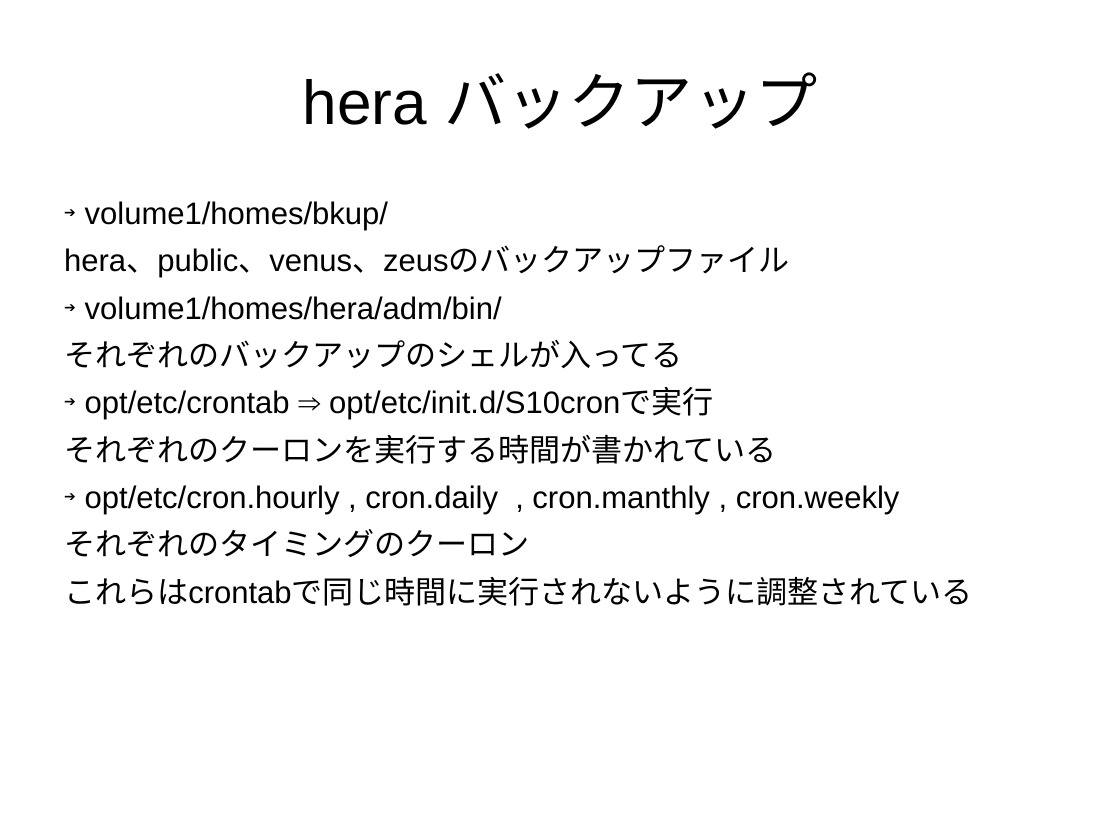
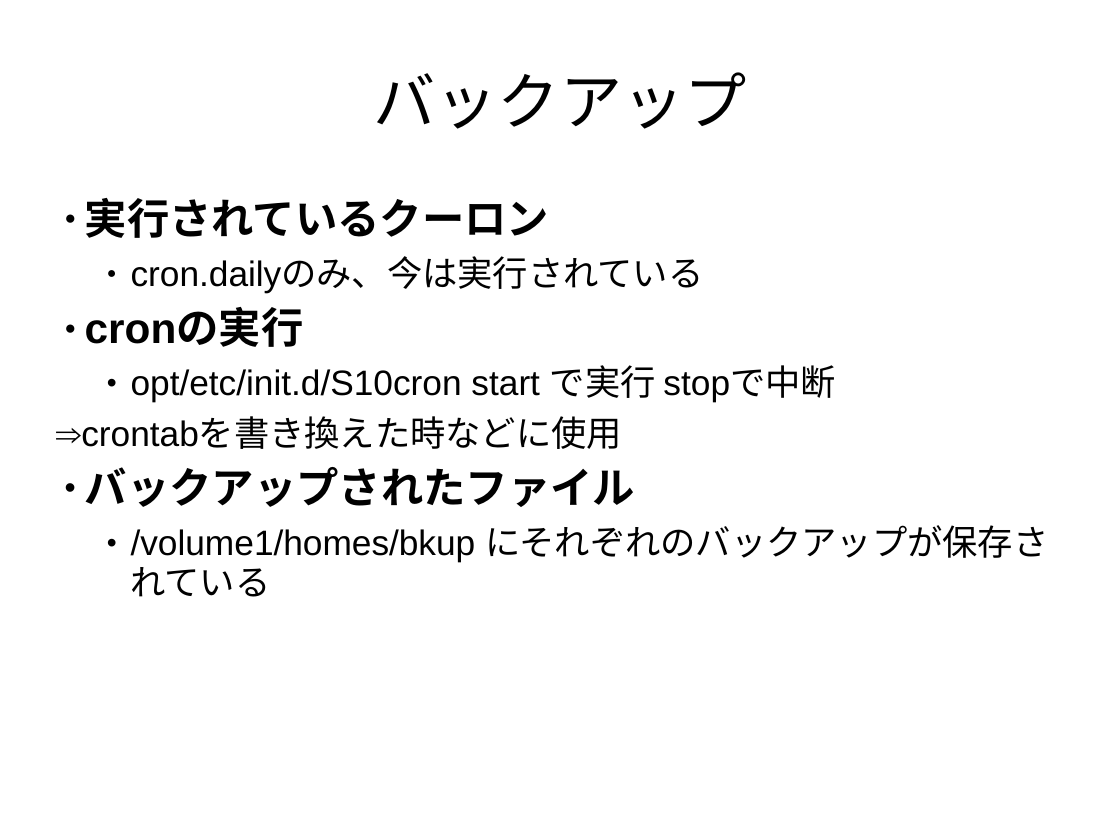
Before and after one commit to naoki709mm/BCL_presentation, a slide deck: slide 11 of okuya.ppt (slide 5 before the commit). Drawn at 1120x840 pixels with LibreOffice and Linux fonts; fonts in the diff are those of the drawing. Boxes give left, top, right and bottom in pixels: in the first picture for what was removed or moved away, otherwise in the second. Text is boxed around its words. In the diff, an @@ line names an element or a change of style, - is before the commit and + after.

Commit message:
ppt

```diff
--- a/okuya.ppt
+++ b/okuya.ppt
@@ title at bbox=[374, 72, 747, 129]: text changed; font Noto Sans CJK JP to Arial @@
-hera バックアップ
+バックアップ
@@ subtitle at bbox=[85, 198, 1048, 597]: text changed; size 22 to 25 pt @@
-➔ volume1/homes/bkup/
-hera、public、venus、zeusのバックアップファイル
-➔ volume1/homes/hera/adm/bin/
-それぞれのバックアップのシェルが入ってる
-➔ opt/etc/crontab ⇒ opt/etc/init.d/S10cronで実行
-それぞれのクーロンを実行する時間が書かれている
-➔ opt/etc/cron.hourly , cron.daily , cron.manthly , cron.weekly
-それぞれのタイミングのクーロン
-これらはcrontabで同じ時間に実行されないように調整されている
+● 実行されているクーロン
+  ● cron.dailyのみ、今は実行されている
+● cronの実行
+  • opt/etc/init.d/S10cron start で実行 stopで中断
+      ⇒crontabを書き換えた時などに使用
+• バックアップされたファイル
+  • /volume1/homes/bkup にそれぞれのバックアップが保存されている
```
Also in this commit, not shown: 3 other slides changed, 9 slides added, 1 slide removed.
